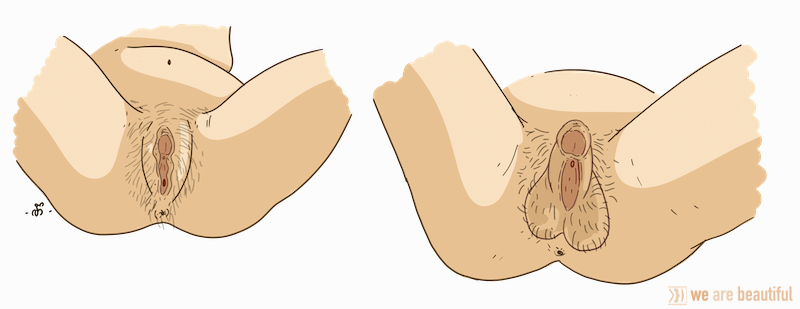
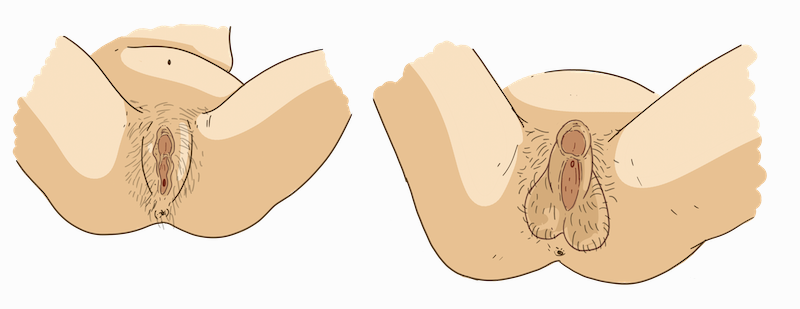
Layers edited between the first and the second (800, 309) image:
hid (unnamed layer) (1st of 22), opacity 60% → 90%, moved it in the stack, painted on it over [158, 151, 793, 306]
hid (unnamed layer) (16th of 22), painted on it over [23, 153, 171, 218]
painted on (unnamed layer) (17th of 22) over [23, 151, 770, 288]
added layer (unnamed layer) (22nd of 22) above "Background" over [23, 151, 770, 288]
